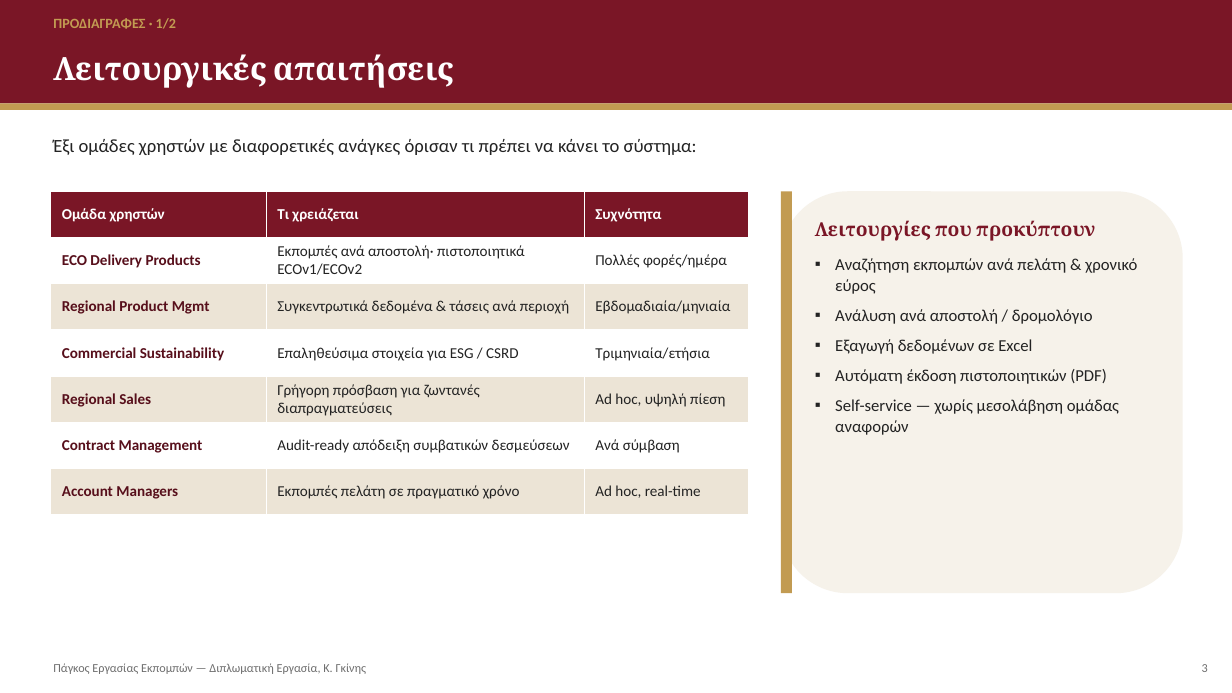
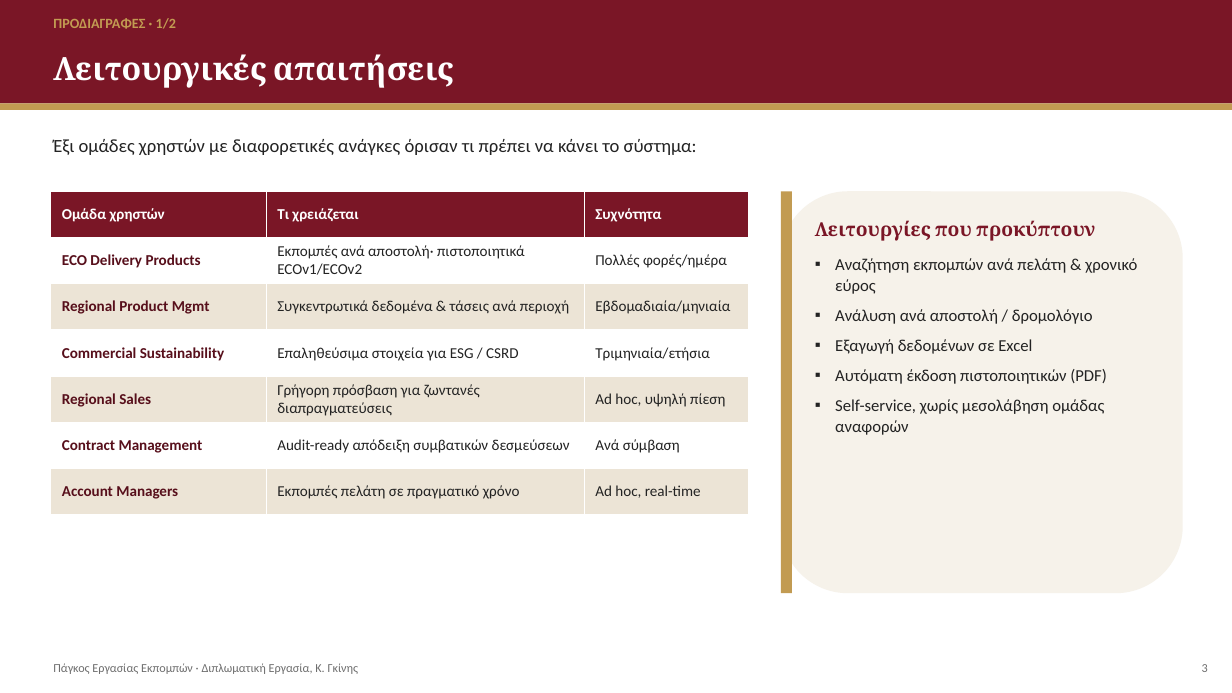
Before and after one commit to konst-gkinis/diplomatiki, a slide deck: slide 4 of presentations/defense.pptx. Drawn at 1232x693 pixels with LibreOffice and Linux fonts; fonts in the diff are those of the drawing. Boxes give left, top, right and bottom in pixels: in the first picture for what was removed or moved away, otherwise in the second. Text is boxed around its words. In the diff, an @@ line names an element or a change of style, - is before the commit and + after.

```diff
--- a/presentations/defense.pptx
+++ b/presentations/defense.pptx
@@ text at [835,399,1104,435]: text changed @@
-▪ Self-service — χωρίς μεσολάβηση ομάδας αναφορών
+▪ Self-service, χωρίς μεσολάβηση ομάδας αναφορών
@@ text at [53,663,359,674]: text changed @@
-Πάγκος Εργασίας Εκπομπών — Διπλωματική Εργασία, Κ. Γκίνης
+Πάγκος Εργασίας Εκπομπών · Διπλωματική Εργασία, Κ. Γκίνης
```
Also in this commit, not shown: 15 other slides changed, 1 slide added, 22 other files.
